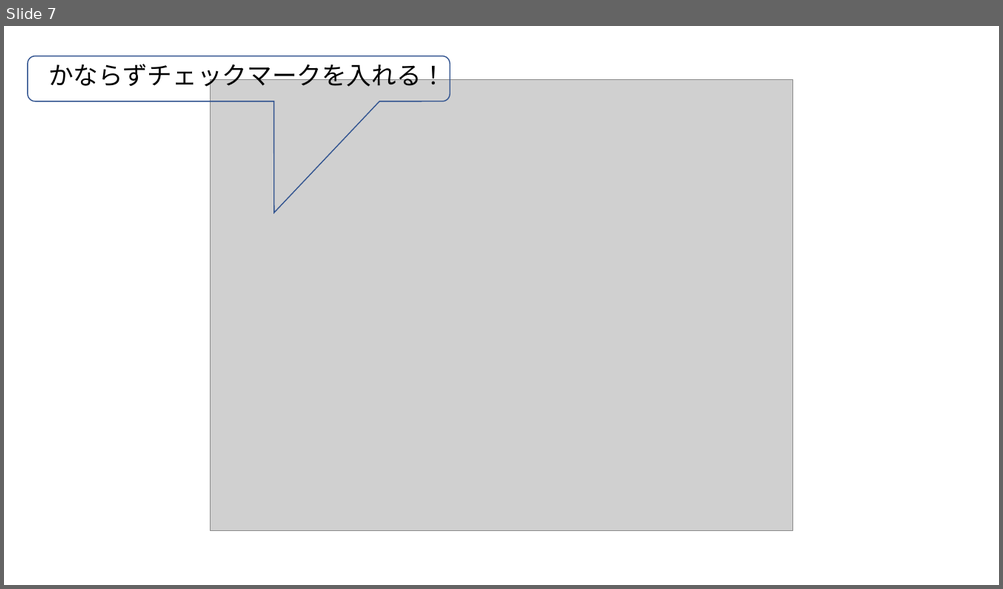
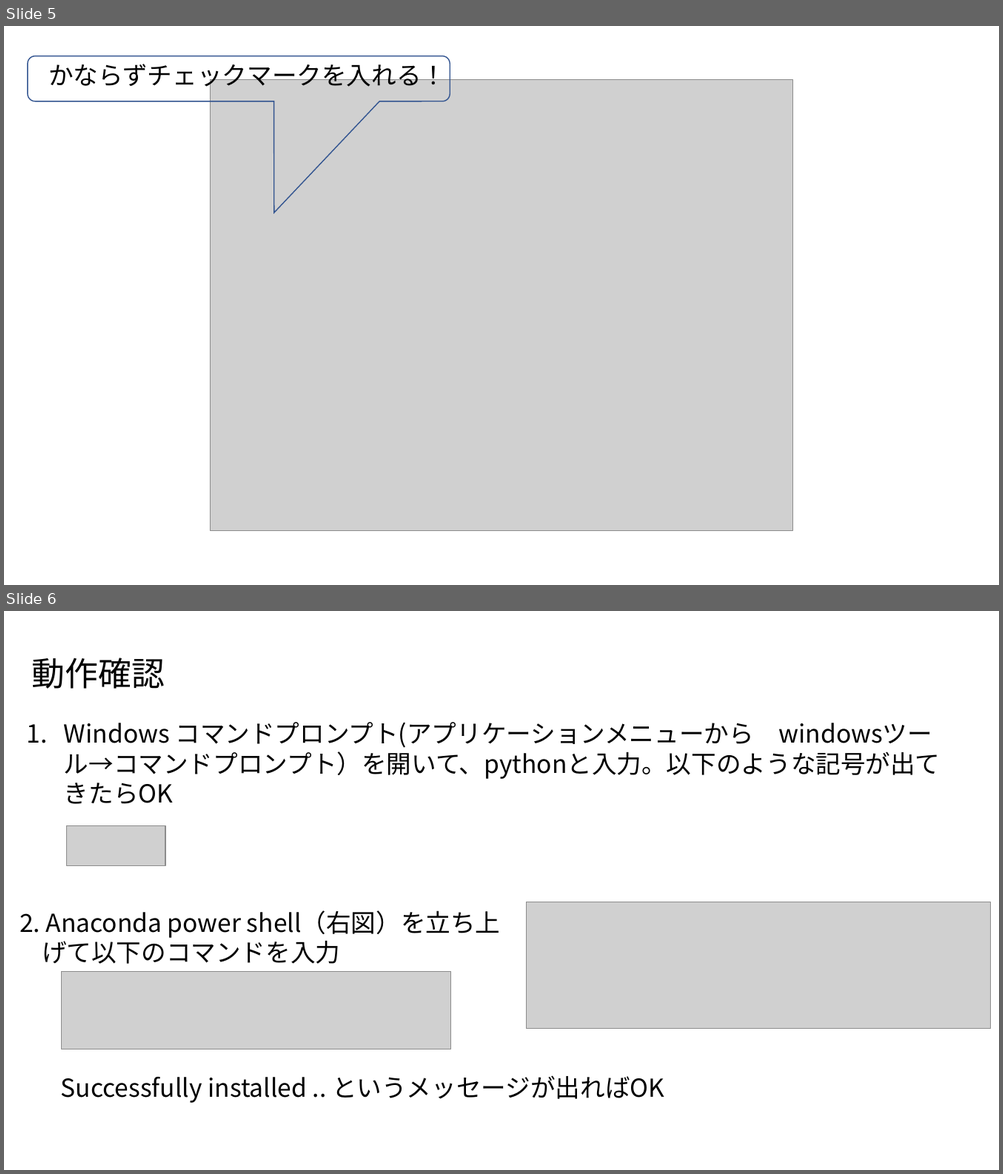
Before and after one commit to ueharaLab/bigdata1_introduction, a slide deck: anaconda.pptx. Shown one above the other, each under a label of ours: slide 7 before the commit, slides 5 and 6 after it. The pictures are 1003x589 and 1003x1174 pixels, drawn with LibreOffice and Linux fonts; fonts in the diff are those of the drawing; grey boxes stand for pictures. Boxes give left, top, right and bottom in pixels: in the first picture for what was removed or moved away, otherwise in the second. Text is boxed around its words. In the diff, an @@ line names an element or a change of style, - is before the commit and + after.

```diff
--- a/anaconda.pptx
+++ b/anaconda.pptx
@@ slide 6 added at (4, 611, 999, 1170), background #FFFFFF @@
@@ text added at (32, 658, 165, 689), 32 pt, text #000000 @@
+動作確認
@@ text added at (64, 722, 940, 804), 24 pt, text #000000 @@
+1. Windows コマンドプロンプト(アプリケーションメニューから windowsツール→コマンドプロンプト）を開いて、pythonと入力。以下のような記号が出てきたらOK
@@ picture added at (67, 826, 166, 866) @@
@@ text added at (20, 911, 501, 964), 24 pt, text #000000 @@
+2. Anaconda power shell（右図）を立ち上
+げて以下のコマンドを入力
@@ picture added at (526, 902, 991, 1029) @@
@@ picture added at (62, 972, 451, 1050) @@
@@ text added at (61, 1076, 664, 1103), 24 pt, text #000000 @@
+Successfully installed .. というメッセージが出ればOK
@@ what was slide 7 is now slide 5 @@
```
Also in this commit, not shown: 1 slide changed, 3 other slides added, 2 slides removed.
